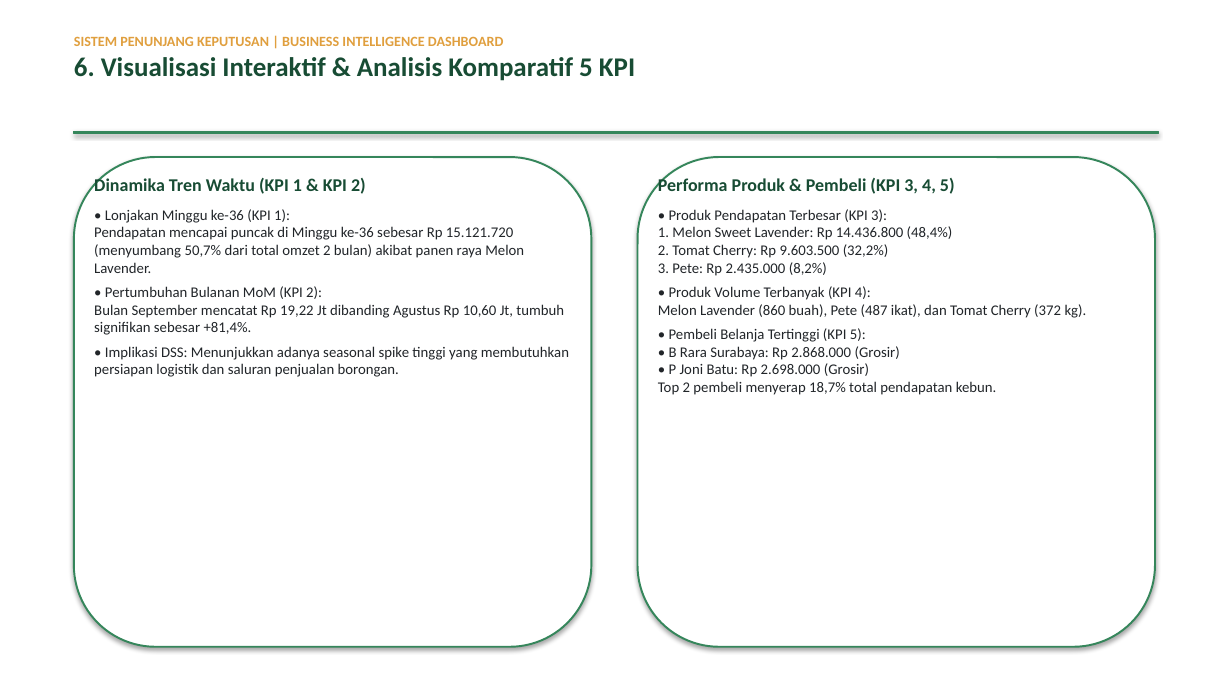
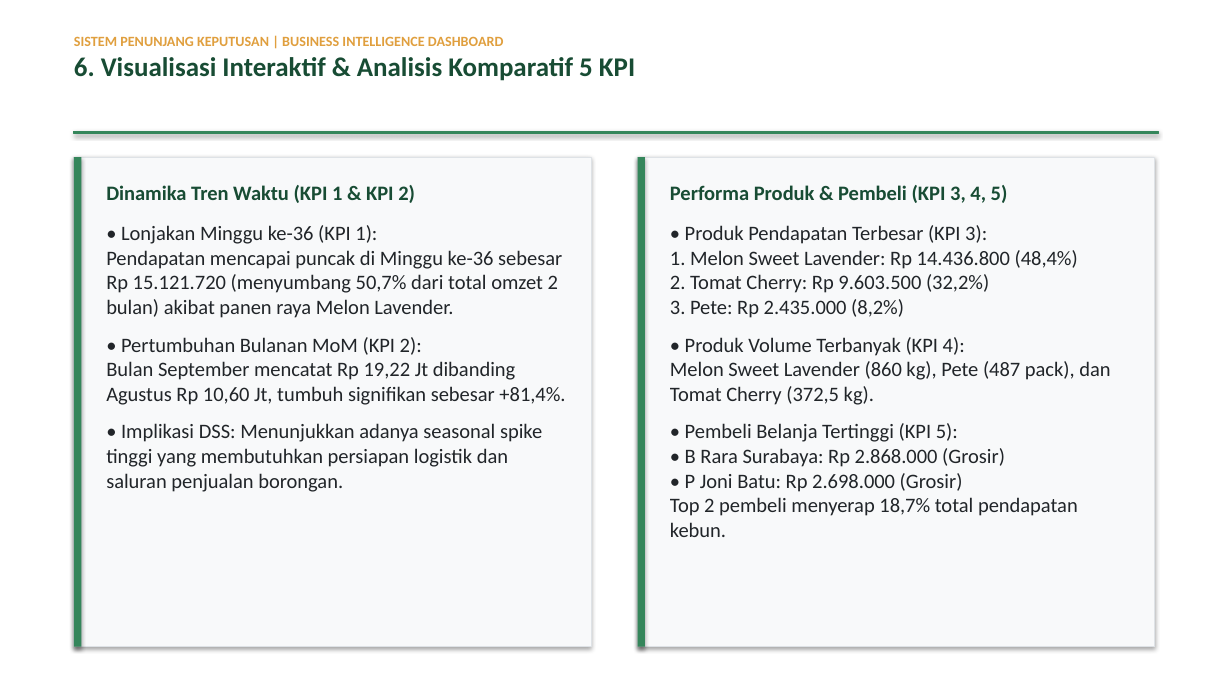
Before and after one commit to adsurkasur/tugas-spk, a slide deck: slide 7 of Presentasi_DSS_BBPP_Ketindan.pptx. Drawn at 1232x693 pixels with LibreOffice and Linux fonts; fonts in the diff are those of the drawing. Boxes give left, top, right and bottom in pixels: in the first picture for what was removed or moved away, otherwise in the second. Text is boxed around its words. In the diff, an @@ line names an element or a change of style, - is before the commit and + after.

```diff
--- a/Presentasi_DSS_BBPP_Ketindan.pptx
+++ b/Presentasi_DSS_BBPP_Ketindan.pptx
@@ rectangle at [74, 157, 592, 647]: rounded rectangle to rectangle; fill #FFFFFF to #F8F9FA; outline #35865B 1.5 pt to #DEE2E6 0.75 pt @@
@@ rectangle added at [74, 157, 81, 647], fill #35865B @@
@@ rounded rectangle removed at [638, 157, 1155, 647] @@
@@ rectangle added at [638, 157, 1155, 647], fill #F8F9FA, outline #DEE2E6 0.75 pt @@
@@ rectangle added at [638, 157, 645, 647], fill #35865B @@
@@ text "Dinamika Tren Waktu (KPI 1 ...": place and size @@
-text "Dinamika Tren Waktu (KPI 1 ..." at [94, 177, 569, 377]
+text "Dinamika Tren Waktu (KPI 1 ..." at [106, 185, 565, 492]
@@ text "Dinamika Tren Waktu (KPI 1 ..." at [106, 185, 565, 492]: size 14 to 16 pt in "Dinamika Tren Waktu (KPI 1 & KPI ..."; size 11.5 to 16 pt; more space between paragraphs @@
@@ text at [670, 185, 1078, 537]: size 14 to 16 pt in "Performa Produk & Pembeli (KPI 3, 4, ..."; size 11.5 to 16 pt in "• Produk Pendapatan Terbesar (KPI 3): 1. ...", "• Pembeli Belanja Tertinggi (KPI 5): • ..."; more space between paragraphs @@
@@ text "Performa Produk & Pembeli (KPI ...": place and size @@
-text "Performa Produk & Pembeli (KPI ..." at [658, 177, 1087, 395]
+text "Performa Produk & Pembeli (KPI ..." at [670, 185, 1110, 537]
@@ text at [670, 337, 1110, 405]: text changed; size 11.5 to 16 pt @@
-• Produk Volume Terbanyak (KPI 4):
-Melon Lavender (860 buah), Pete (487 ikat), dan Tomat Cherry (372 kg).
+• Produk Volume Terbanyak (KPI 4):
+Melon Sweet Lavender (860 kg), Pete (487 pack), dan Tomat Cherry (372,5 kg).
```
Also in this commit, not shown: 8 other slides changed, 13 other files.
